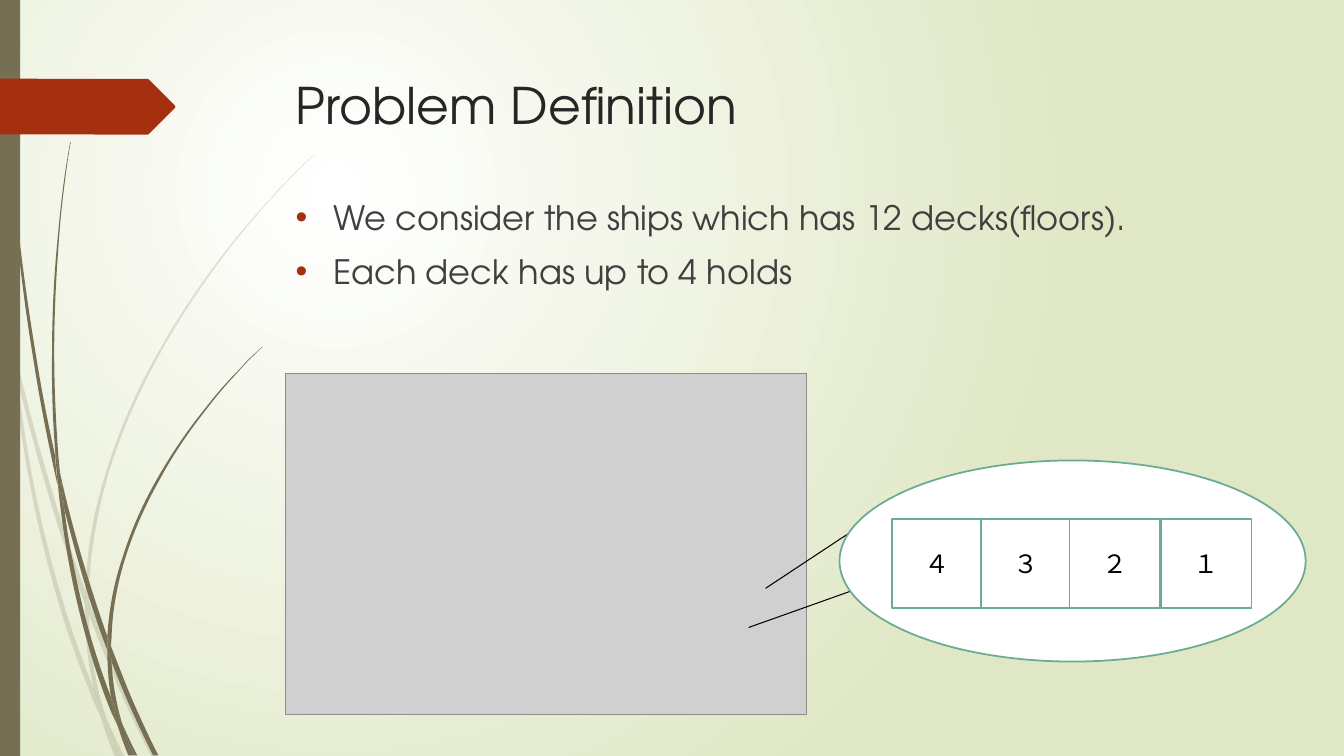
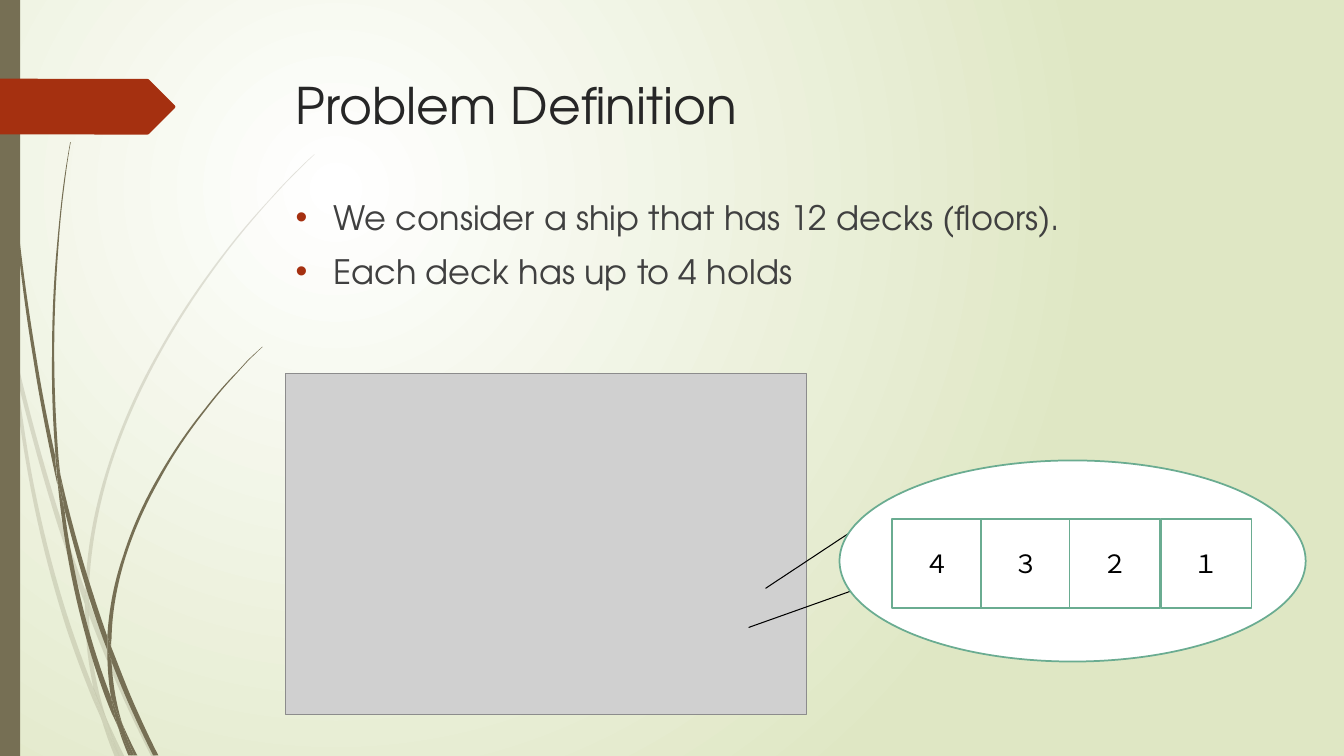
Before and after one commit to r-kurosu/kline_new, a slide deck: slide 7 of 竹田_修論発表.pptx. Drawn at 1344x756 pixels with LibreOffice and Linux fonts; fonts in the diff are those of the drawing; grey boxes stand for pictures. Boxes give left, top, right and bottom in pixels: in the first picture for what was removed or moved away, otherwise in the second. Text is boxed around its words. In the diff, an @@ line names an element or a change of style, - is before the commit and + after.

```diff
--- a/竹田_修論発表.pptx
+++ b/竹田_修論発表.pptx
@@ text at (x1=334, y1=204, x2=1061, y2=238): text changed @@
-• We consider the ships which has 12 decks(floors).
+• We consider a ship that has 12 decks (floors).
```
Also in this commit, not shown: 2 other slides changed.
